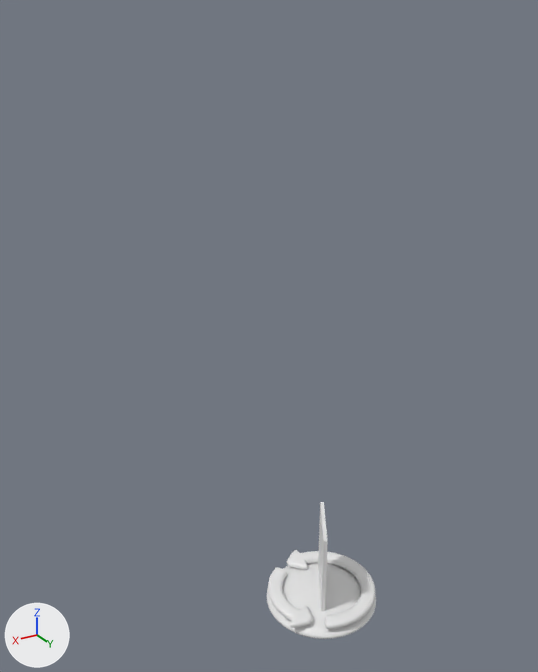
The Blender file screens/icon.blend as it was, and as the next commit left it.
Before and after are seen from a 50 mm lens placed at (24.3, 33.1, 35.8), pointed at (0.1, -7.2, 15.6). Every picture has the same lights, and +X, +Y and +Z are marked at lower left. Materials are left out; every surface is plain grey.
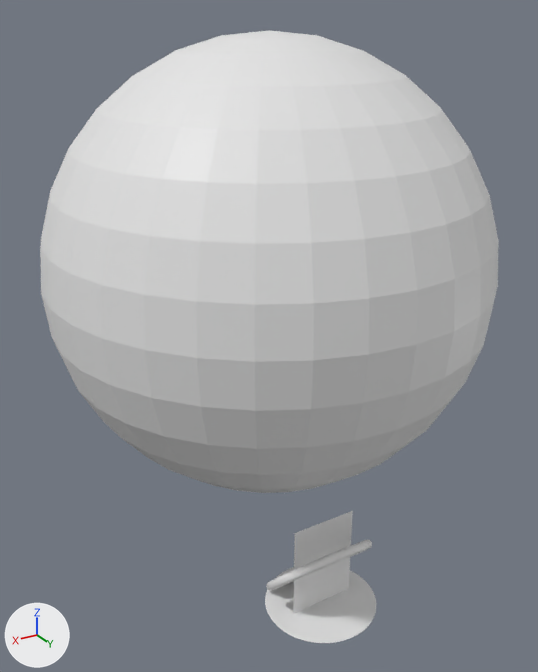
Where the newer file only moved an object's origin or applied its transform, the numbers keep the older frame.

Changed parts and their boxes [x1, y1, x2, y2] in the pictures (538 x 672 px):
'Sphere.001', added
    after: [40, 30, 499, 493]
'Sphere', moved, rescaled
    before: [267, 563, 376, 639]
    after: [265, 567, 376, 643]
'Cube', reshaped, moved, turned, rescaled
    before: [318, 502, 328, 611]
    after: [293, 511, 353, 614]
'Circle', reshaped (35% shorter)
    before: [268, 550, 375, 629]
    after: [266, 540, 372, 591]

What changed in the scene script:
```text
Change me_circle:
    where me_circle.from_pydata(...)  # 360 vertices, 364 faces; spans x -1.39..1.53, y -1.39..1.39, z -0.08..0.0
    used by ob_circle; location = (0.11, -0.11, -0.62); rotation_euler = (0.0, 0.0, 0.835), in degrees (0, 0, 48); scale = (2.72, 2.72, 6.66)
    me_circle part 1: the whole mesh is multiplied about its middle by the matrix ((0.343, 0.809, -1.656), (-0.911, 0.024, -1.499), (-0.157, 0.271, 0.845)), then moved by (-0.05, -0.13, 0.28)
Change me_cube:
    where me_cube.from_pydata(...)  # 8 vertices, 6 faces; spans x -1.0..1.0, y -1.0..1.0, z -1.0..1.0
    used by ob_cube; location = (0.11, -0.11, 1.22); rotation_euler = (0.0, 0.0, -0.55), in degrees (0, 0, -32); scale = (0.126, 2.1, 3.57)
    me_cube part 2
    me_cube.vertices[0].co: (1.0, 1.0, -1.0) -> (0.11, 2.12, -2.16)
    me_cube.vertices[1].co: (1.0, -1.0, -1.0) -> (0.11, -2.12, -2.16)
    me_cube.vertices[2].co: (-1.0, -1.0, -1.0) -> (-0.11, -1.86, -1.87)
    me_cube.vertices[3].co: (-1.0, 1.0, -1.0) -> (-0.11, 1.86, -1.87)
    me_cube.vertices[4].co: (1.0, 1.0, 1.0) -> (0.11, 2.12, 4.29)  # pixel (323, 541) -> pixel (352, 510)
    me_cube.vertices[5].co: (1.0, -1.0, 1.0) -> (0.11, -2.12, 4.29)  # pixel (320, 502) -> pixel (294, 533)
    me_cube.vertices[6].co: (-1.0, -1.0, 1.0) -> (-0.11, -1.86, 4.01)  # pixel (323, 502) -> pixel (296, 533)
    me_cube.vertices[7].co: (-1.0, 1.0, 1.0) -> (-0.11, 1.86, 4.01)  # pixel (327, 541) -> pixel (347, 513)
Add me_sphere_001:
    me_sphere_001.from_pydata(...)  # a UV sphere (32 segments, 16 rings, poles along z) spanning x -1.0..1.0, y -1.0..1.0, z -1.0..1.0
Change ob_cube:
    ob_cube.location: (0.11, -0.11, 1.22) -> (0.25, 0.01, 0.21)
    ob_cube.rotation_euler: (0.0, 0.0, -0.55) -> (0.0, 0.0, 1.571)  # degrees (0, 0, -32) -> degrees (0, 0, 90)
    ob_cube.scale: (0.126, 2.1, 3.57) -> (1.1, 1.1, 1.1)
Change ob_sphere:
    ob_sphere.location: (0.11, -0.11, -1.63) -> (0.25, 0.01, -2.09)
    ob_sphere.scale: (3.87, 3.87, 0.774) -> (3.79, 3.79, 1.13)
Add ob_sphere_001:
    ob_sphere_001 = bpy.data.objects.new('Sphere.001', me_sphere_001)
    ob_sphere_001.location = (0.06, -7.28, 20.44)
    ob_sphere_001.scale = (14.5, 14.5, 14.5)
```
